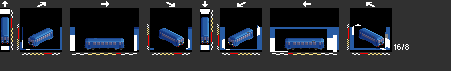
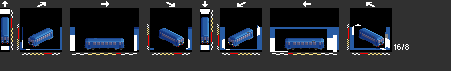
The second 451 × 71 image is a revision of the first. Changes to its layers:
painted on "Cox4" over (35, 31, 377, 46)
